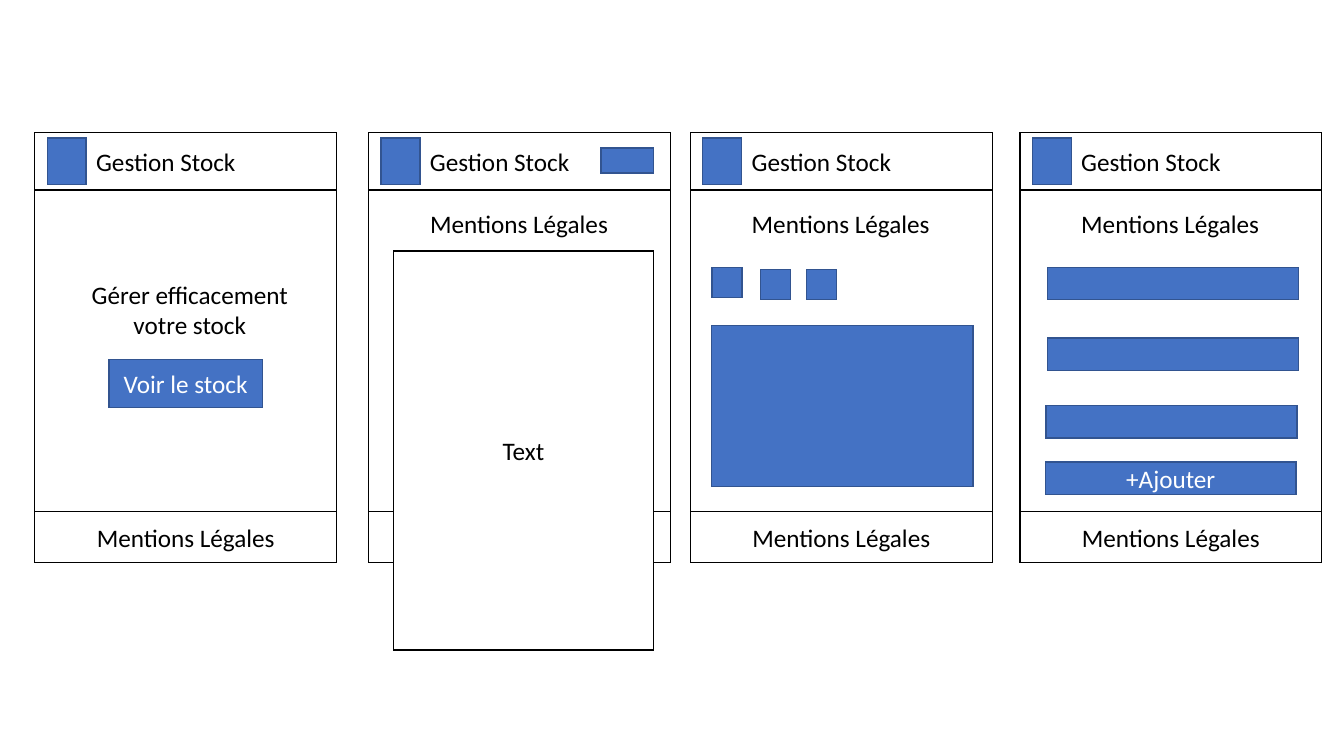
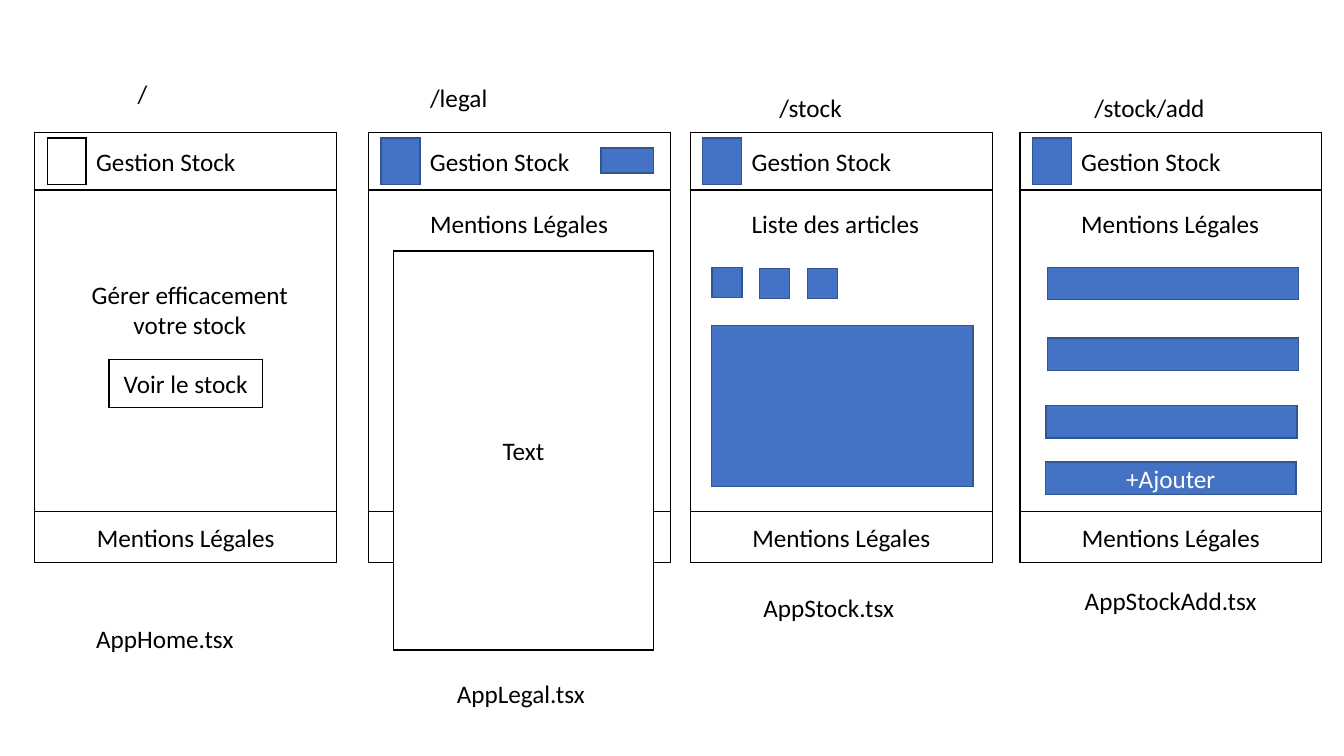
Before and after one commit to jlg-formation/tjs-nov-2021, a slide deck: slide 6 of notes.pptx. Drawn at 1344x756 pixels with LibreOffice and Linux fonts; fonts in the diff are those of the drawing. Boxes give left, top, right and bottom in pixels: in the first picture for what was removed or moved away, otherwise in the second. Text is boxed around its words. In the diff, an @@ line names an element or a change of style, - is before the commit and + after.

Commit message:
doc: powerpoint

```diff
--- a/notes.pptx
+++ b/notes.pptx
@@ text added at (x1=128, y1=74, x2=158, y2=114), 18 pt, text #000000 @@
+/
@@ text added at (x1=430, y1=89, x2=487, y2=112), 18 pt, text #000000 @@
+/legal
@@ text added at (x1=779, y1=99, x2=841, y2=118), 18 pt, text #000000 @@
+/stock
@@ text added at (x1=1094, y1=99, x2=1204, y2=118), 18 pt, text #000000 @@
+/stock/add
@@ rectangle at (x1=47, y1=138, x2=87, y2=185): fill #4472C4 to #FFFFFF; outline #325491 1 pt to #000000 1 pt @@
@@ text at (x1=752, y1=215, x2=919, y2=234): text changed @@
-Mentions Légales
+Liste des articles
@@ rectangle "Voir le stock" at (x1=109, y1=360, x2=262, y2=408): text colour #FFFFFF to #000000; fill #4472C4 to #FFFFFF; outline #325491 1 pt to #000000 1 pt @@
@@ text added at (x1=763, y1=599, x2=894, y2=621), 18 pt, text #000000 @@
+AppStock.tsx
@@ text added at (x1=1085, y1=592, x2=1257, y2=614), 18 pt, text #000000 @@
+AppStockAdd.tsx
@@ text added at (x1=96, y1=631, x2=233, y2=652), 18 pt, text #000000 @@
+AppHome.tsx
@@ text added at (x1=457, y1=685, x2=585, y2=708), 18 pt, text #000000 @@
+AppLegal.tsx
```
Also in this commit, not shown: 2 other slides changed, 6 slides added.
